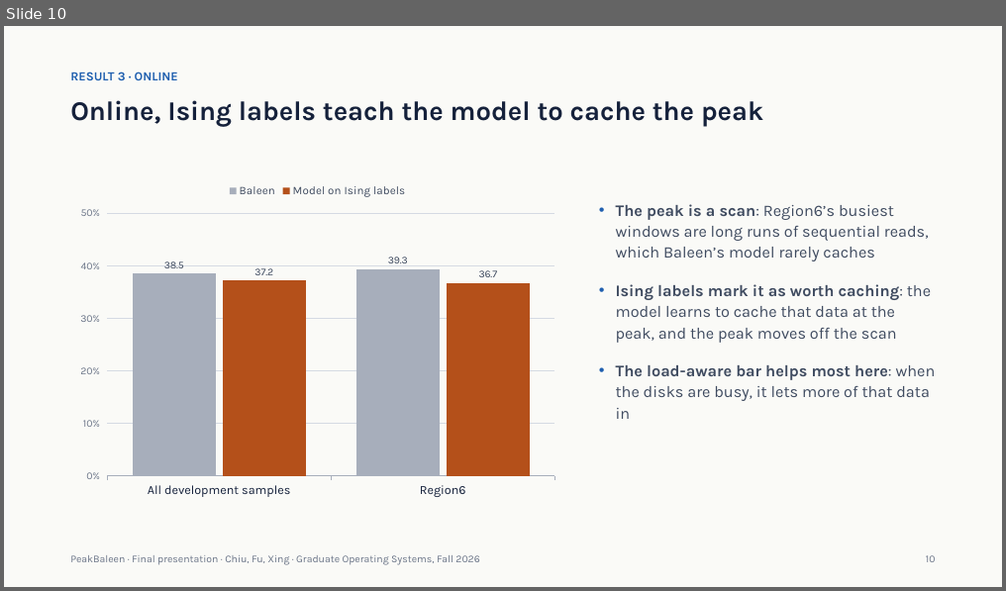
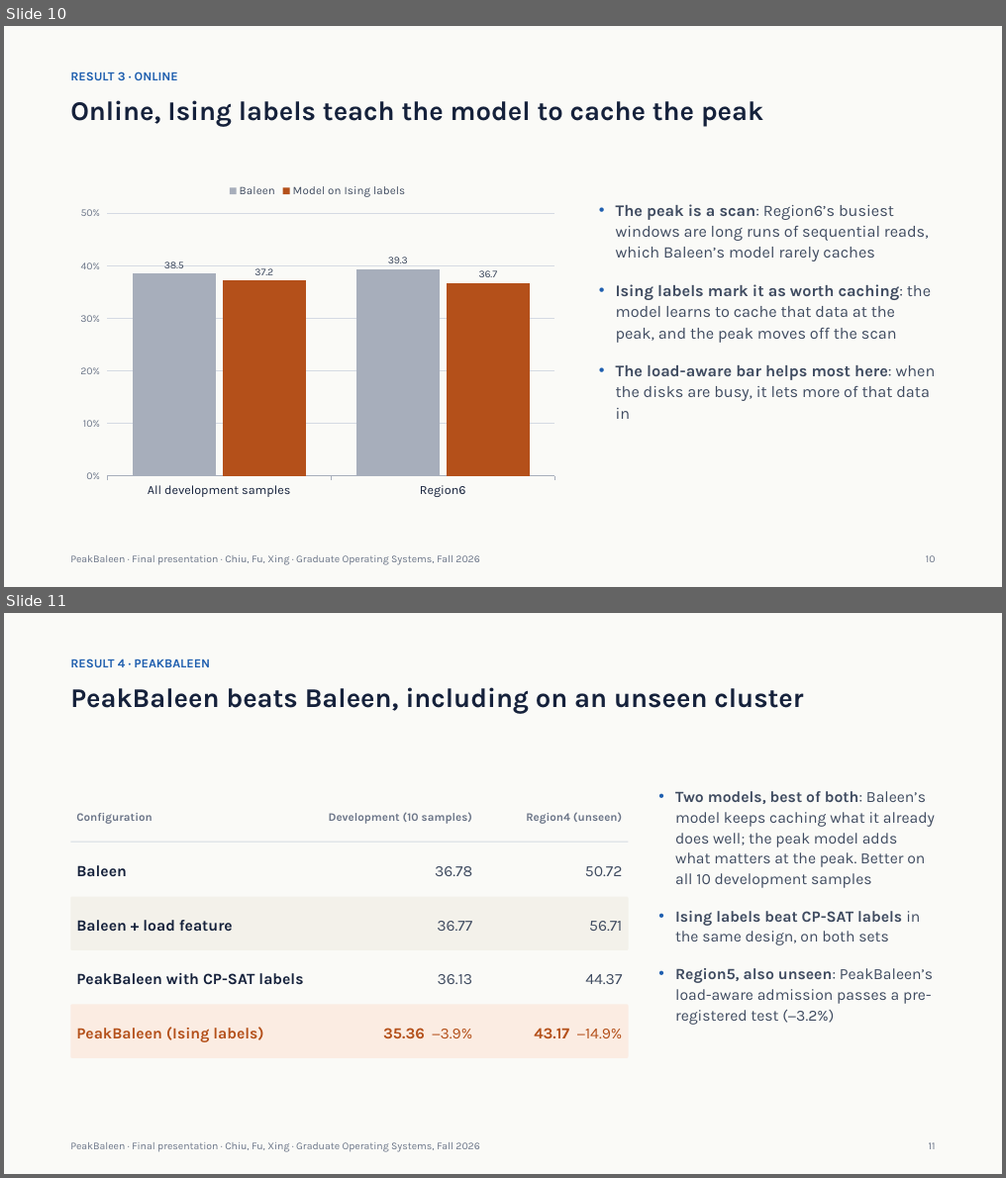
Before and after one commit to xingsixue123/OS_final_project, a slide deck: changes/6_final/PeakBaleen_Final_v3.pptx. Shown one above the other, each under a label of ours: slide 10 before the commit, slides 10 and 11 after it. The pictures are 1006x591 and 1006x1178 pixels, drawn with LibreOffice and Linux fonts; fonts in the diff are those of the drawing. Boxes give left, top, right and bottom in pixels: in the first picture for what was removed or moved away, otherwise in the second. Text is boxed around its words. In the diff, an @@ line names an element or a change of style, - is before the commit and + after.

```diff
--- a/changes/6_final/PeakBaleen_Final_v3.pptx
+++ b/changes/6_final/PeakBaleen_Final_v3.pptx
@@ slide 11 added at bbox=[4, 613, 1002, 1174], background #FAFAF7 @@
@@ text added at bbox=[70, 659, 210, 667], 12 pt, text #1F5FAF, bold @@
+RESULT 4 · PEAKBALEEN
@@ title added at bbox=[70, 687, 803, 714], 26 pt, text #15213B, bold @@
+PeakBaleen beats Baleen, including on an unseen cluster
@@ text added at bbox=[76, 813, 152, 824], 11 pt, text #6B7588, bold @@
+Configuration
@@ text added at bbox=[329, 812, 472, 824], 11 pt, text #6B7588, bold @@
+Development (10 samples)
@@ text added at bbox=[526, 812, 622, 824], 11 pt, text #6B7588, bold @@
+Region4 (unseen)
@@ text added at bbox=[675, 791, 935, 1025], 15 pt, text #3F4B60 @@
+• Two models, best of both: Baleen’s model keeps caching what it already does well; the peak model adds what matters at the peak. Better on all 10 development samples
+• Ising labels beat CP-SAT labels in the same design, on both sets
+• Region5, also unseen: PeakBaleen’s load-aware admission passes a pre-registered test (−3.2%)
@@ rectangle added at bbox=[70, 842, 629, 842], fill #D5DAE3 @@
@@ text added at bbox=[76, 865, 127, 876], 15 pt, text #15213B, bold @@
+Baleen
@@ text added at bbox=[435, 866, 472, 876], 15 pt, text #3F4B60 @@
+36.78
@@ text added at bbox=[585, 866, 623, 876], 15 pt, text #3F4B60 @@
+50.72
@@ rounded rectangle added at bbox=[70, 897, 629, 951], fill #F3F1EA @@
@@ text added at bbox=[76, 920, 233, 931], 15 pt, text #15213B, bold @@
+Baleen + load feature
@@ text added at bbox=[437, 921, 472, 931], 15 pt, text #3F4B60 @@
+36.77
@@ text added at bbox=[589, 921, 622, 931], 15 pt, text #3F4B60 @@
+56.71
@@ text added at bbox=[76, 973, 303, 985], 15 pt, text #15213B, bold @@
+PeakBaleen with CP-SAT labels
@@ text added at bbox=[438, 974, 473, 984], 15 pt, text #3F4B60 @@
+36.13
@@ text added at bbox=[585, 974, 622, 984], 15 pt, text #3F4B60 @@
+44.37
@@ rounded rectangle added at bbox=[70, 1004, 629, 1059], fill #FBECE2 @@
@@ text added at bbox=[76, 1027, 263, 1043], 15 pt, text #B4501A, bold @@
+PeakBaleen (Ising labels)
@@ text added at bbox=[383, 1028, 472, 1039], 15 pt, text #B4501A, bold @@
+35.36 −3.9%
@@ text added at bbox=[534, 1028, 623, 1039], 15 pt, text #B4501A @@
+43.17 −14.9%
@@ text added at bbox=[70, 1143, 479, 1153], 10 pt, text #6B7588 @@
+PeakBaleen · Final presentation · Chiu, Fu, Xing · Graduate Operating Systems, Fall 2026
@@ text added at bbox=[929, 1143, 936, 1150], 10 pt, text #6B7588 @@
+11
```
Also in this commit, not shown: 4 slides changed, 2 slides removed, 5 other files.
